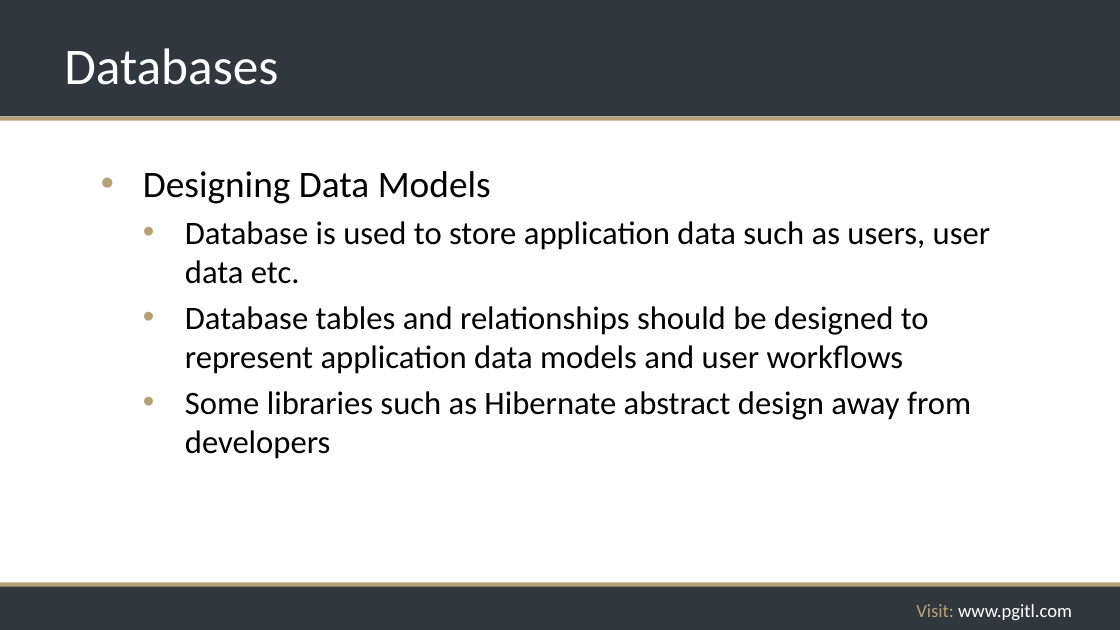
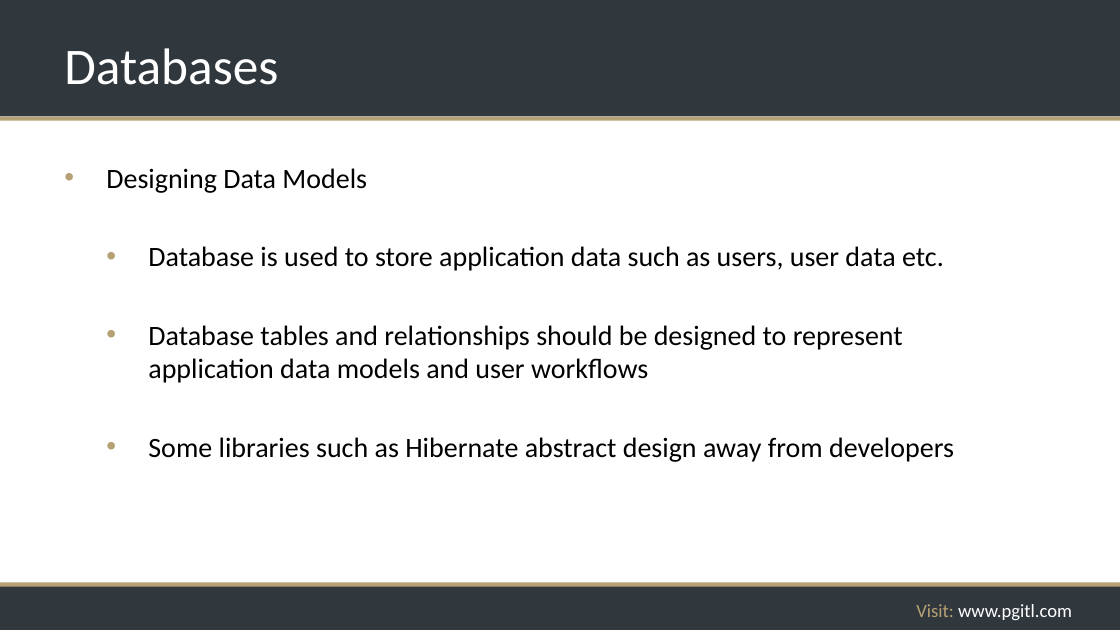
Before and after one commit to rikkouri/project-a, a slide deck: slide 190 of Programming Foundations.pptx. Drawn at 1120x630 pixels with LibreOffice and Linux fonts; fonts in the diff are those of the drawing; background and template pictures are left out. Boxes give left, top, right and bottom in pixels: in the first picture for what was removed or moved away, otherwise in the second. Text is boxed around its words. In the diff, an @@ line names an element or a change of style, - is before the commit and + after.

Commit message:
Font changes per Design request plus backup with original font sizes.

```diff
--- a/Programming Foundations.pptx
+++ b/Programming Foundations.pptx
@@ text "Designing Data Models": place and size @@
-text "Designing Data Models" at [143,171,991,459]
+text "Designing Data Models" at [106,168,954,462]
@@ text "Designing Data Models" at [106,168,954,462]: size 32 to 24 pt in "Designing Data Models"; size 28 to 24 pt; less space between paragraphs @@
```
Also in this commit, not shown: 147 other slides changed, 1 other file.
